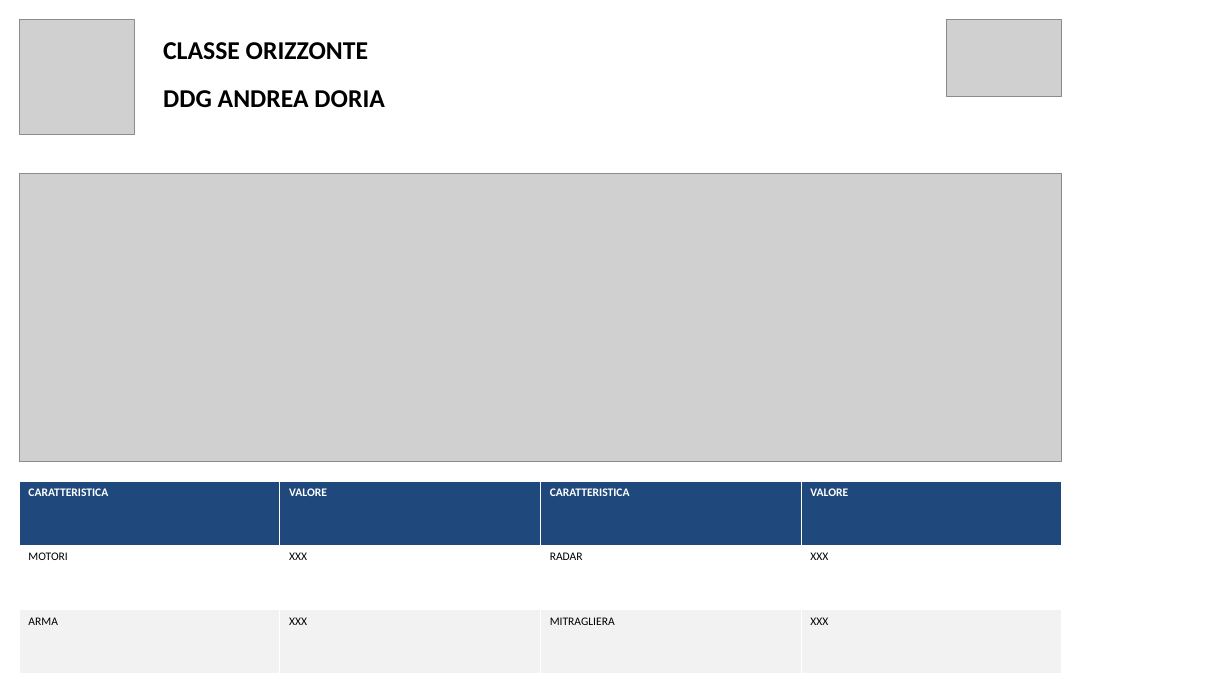
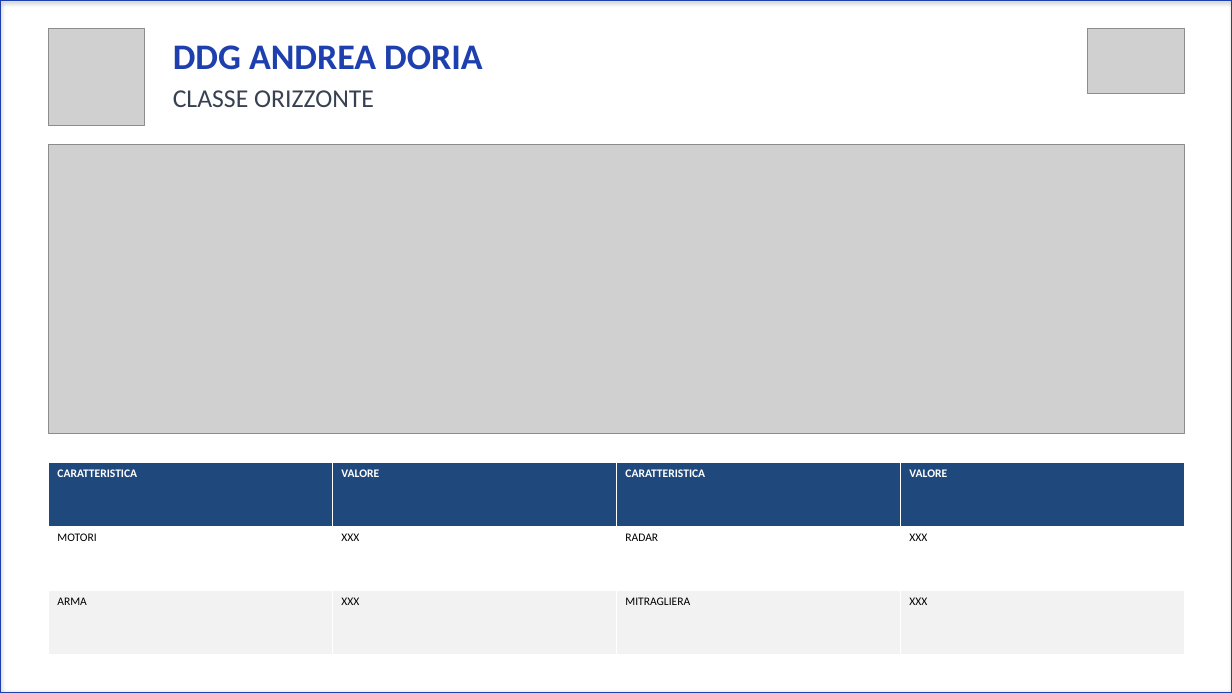
Before and after one commit to ethan0sc4r/schede_uunn, a slide deck: slide 1 of backend/data/exports/DDG ANDREA DORIA_scheda.pptx (slide 2 before the commit). Drawn at 1232x693 pixels with LibreOffice and Linux fonts; fonts in the diff are those of the drawing; grey boxes stand for pictures. Boxes give left, top, right and bottom in pixels: in the first picture for what was removed or moved away, otherwise in the second. Text is boxed around its words. In the diff, an @@ line names an element or a change of style, - is before the commit and + after.

```diff
--- a/backend/data/exports/DDG ANDREA DORIA_scheda.pptx
+++ b/backend/data/exports/DDG ANDREA DORIA_scheda.pptx
@@ rectangle added at [0,0,1232,693], outline #1E40AF 2 pt @@
@@ picture: place and size @@
-picture at [19,19,135,135]
+picture at [48,29,144,125]
@@ text "DDG ANDREA DORIA": place and size @@
-text "DDG ANDREA DORIA" at [163,90,384,107]
+text "DDG ANDREA DORIA" at [173,45,482,70]
@@ text "DDG ANDREA DORIA" at [173,45,482,70]: size 20 to 28 pt, text colour #000000 to #1E40AF @@
@@ picture: place and size @@
-picture at [946,19,1062,96]
+picture at [1088,29,1184,93]
@@ text "CLASSE ORIZZONTE": place and size @@
-text "CLASSE ORIZZONTE" at [163,42,368,59]
+text "CLASSE ORIZZONTE" at [173,90,374,107]
@@ text "CLASSE ORIZZONTE" at [173,90,374,107]: text colour #000000 to #374151, bold off @@
@@ picture: place and size @@
-picture at [19,174,1062,462]
+picture at [48,144,1184,433]
@@ table: place and size @@
-table at [19,482,1062,674]
+table at [48,462,1183,654]
```
Also in this commit, not shown: 1 slide removed, 3 other files.
